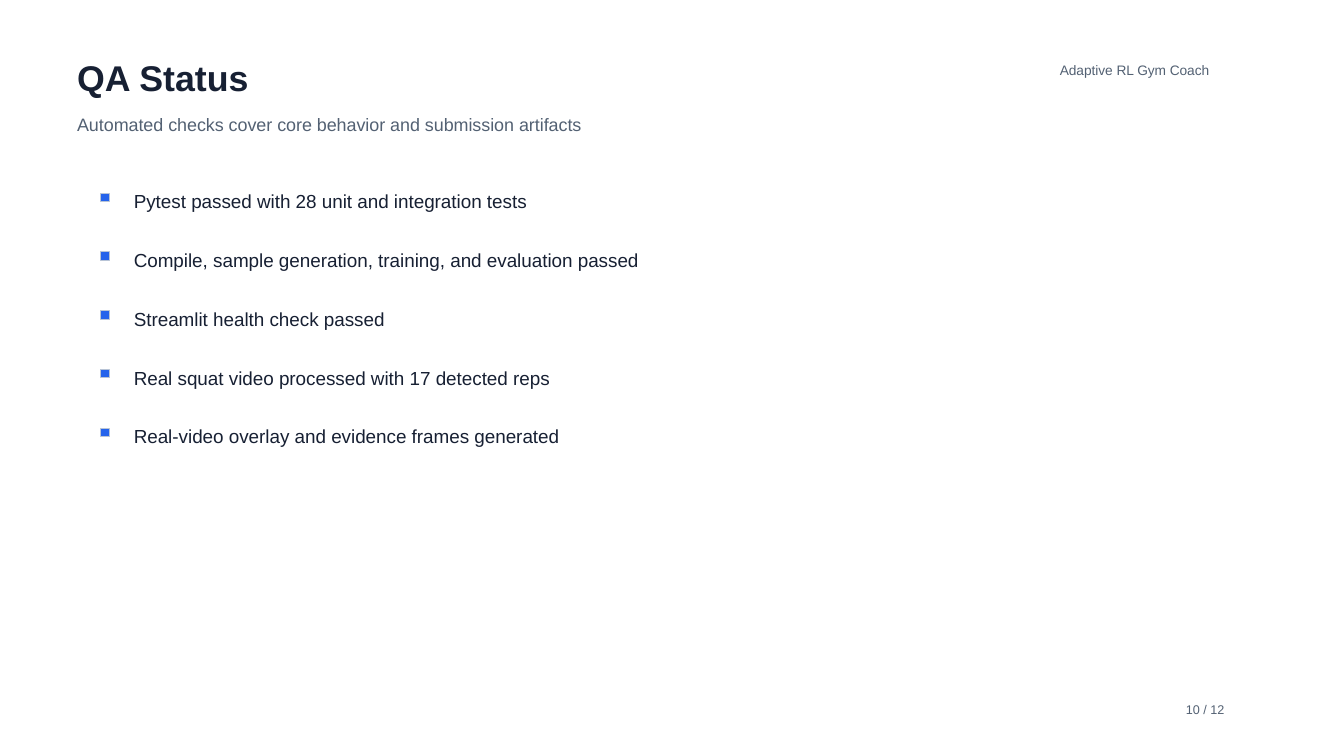
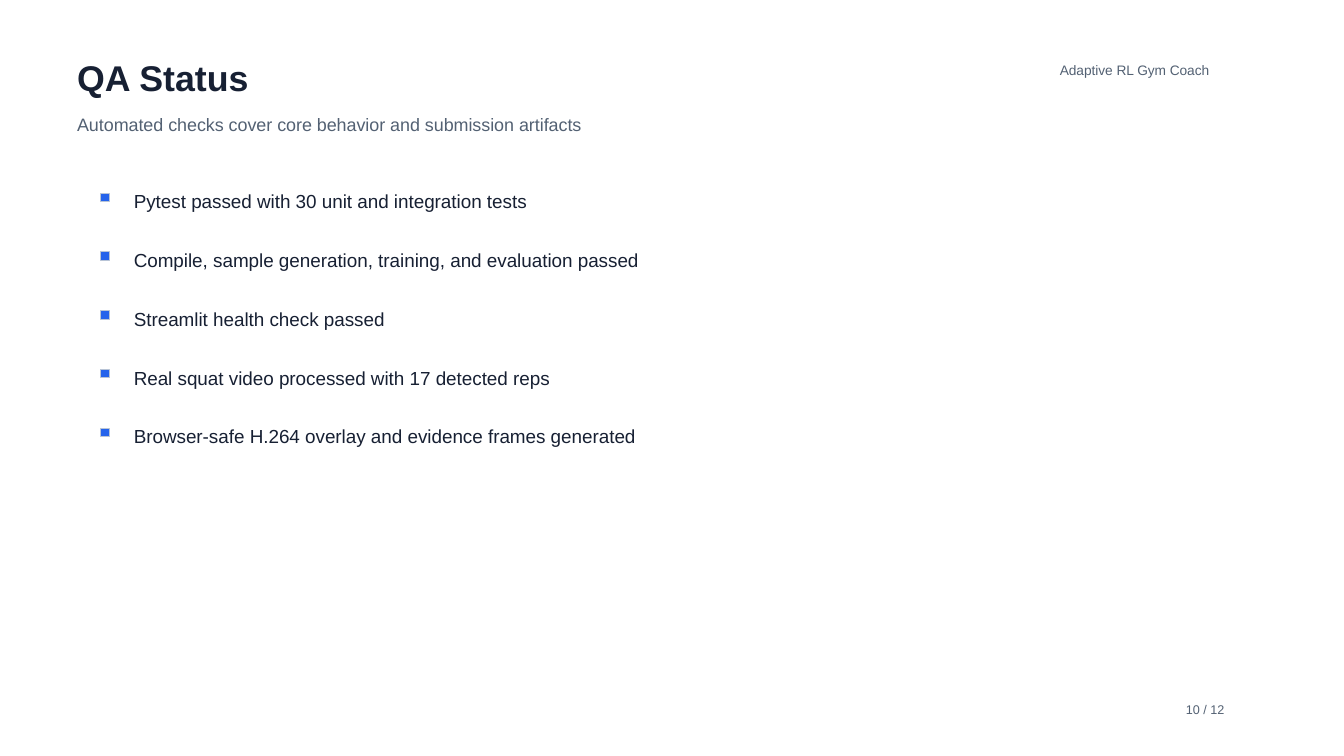
Before and after one commit to Ranbirkumar26/reinforcement_learning_adaptive_gymTrainer, a slide deck: slide 10 of slides/final_adaptive_rl_gym_coach_v3.pptx. Drawn at 1344x756 pixels with LibreOffice and Linux fonts; fonts in the diff are those of the drawing. Boxes give left, top, right and bottom in pixels: in the first picture for what was removed or moved away, otherwise in the second. Text is boxed around its words. In the diff, an @@ line names an element or a change of style, - is before the commit and + after.

```diff
--- a/slides/final_adaptive_rl_gym_coach_v3.pptx
+++ b/slides/final_adaptive_rl_gym_coach_v3.pptx
@@ text at (134,194,527,212): text changed @@
-Pytest passed with 28 unit and integration tests
+Pytest passed with 30 unit and integration tests
@@ text at (134,429,636,447): text changed @@
-Real-video overlay and evidence frames generated
+Browser-safe H.264 overlay and evidence frames generated
```
Also in this commit, not shown: 13 other files.
